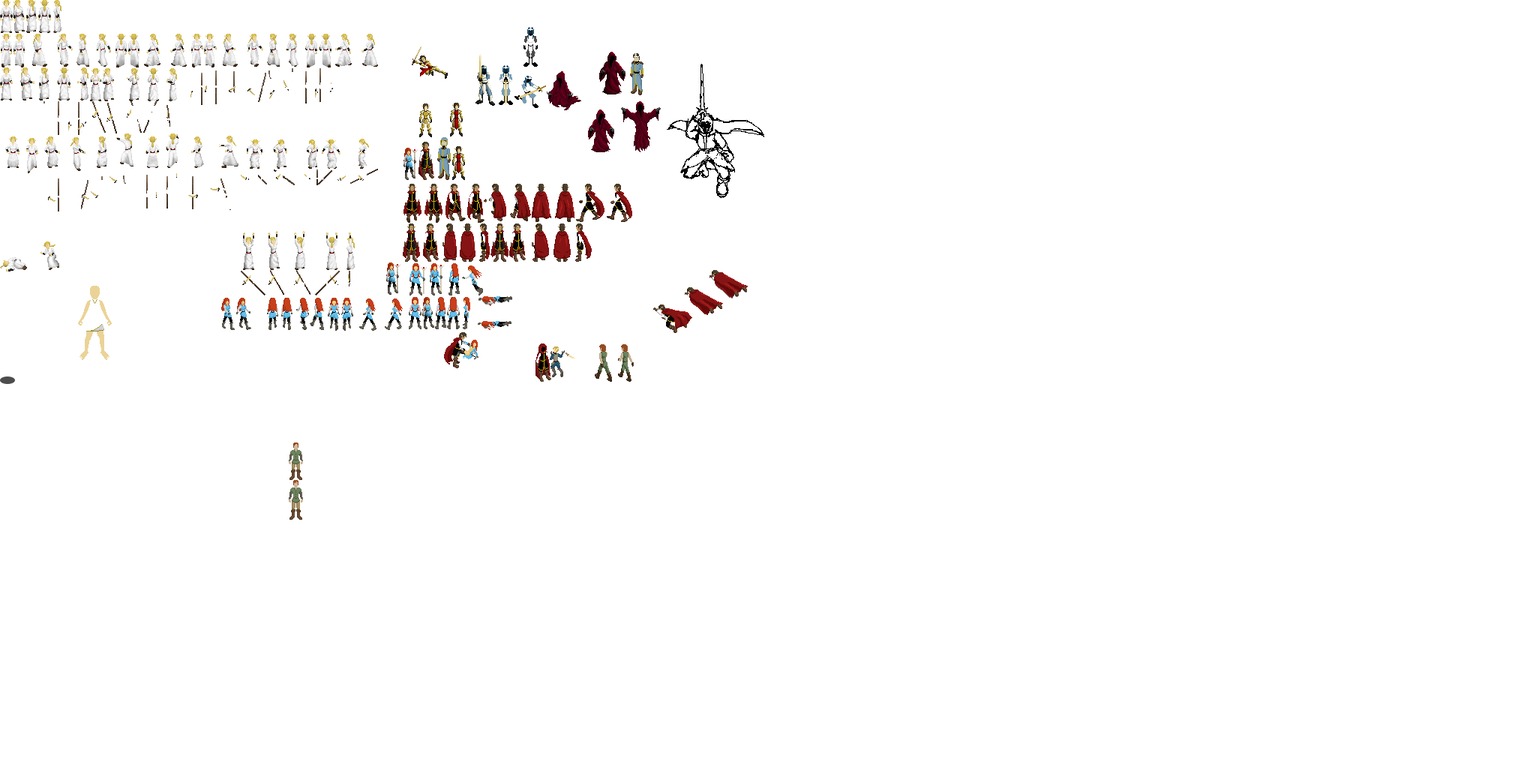
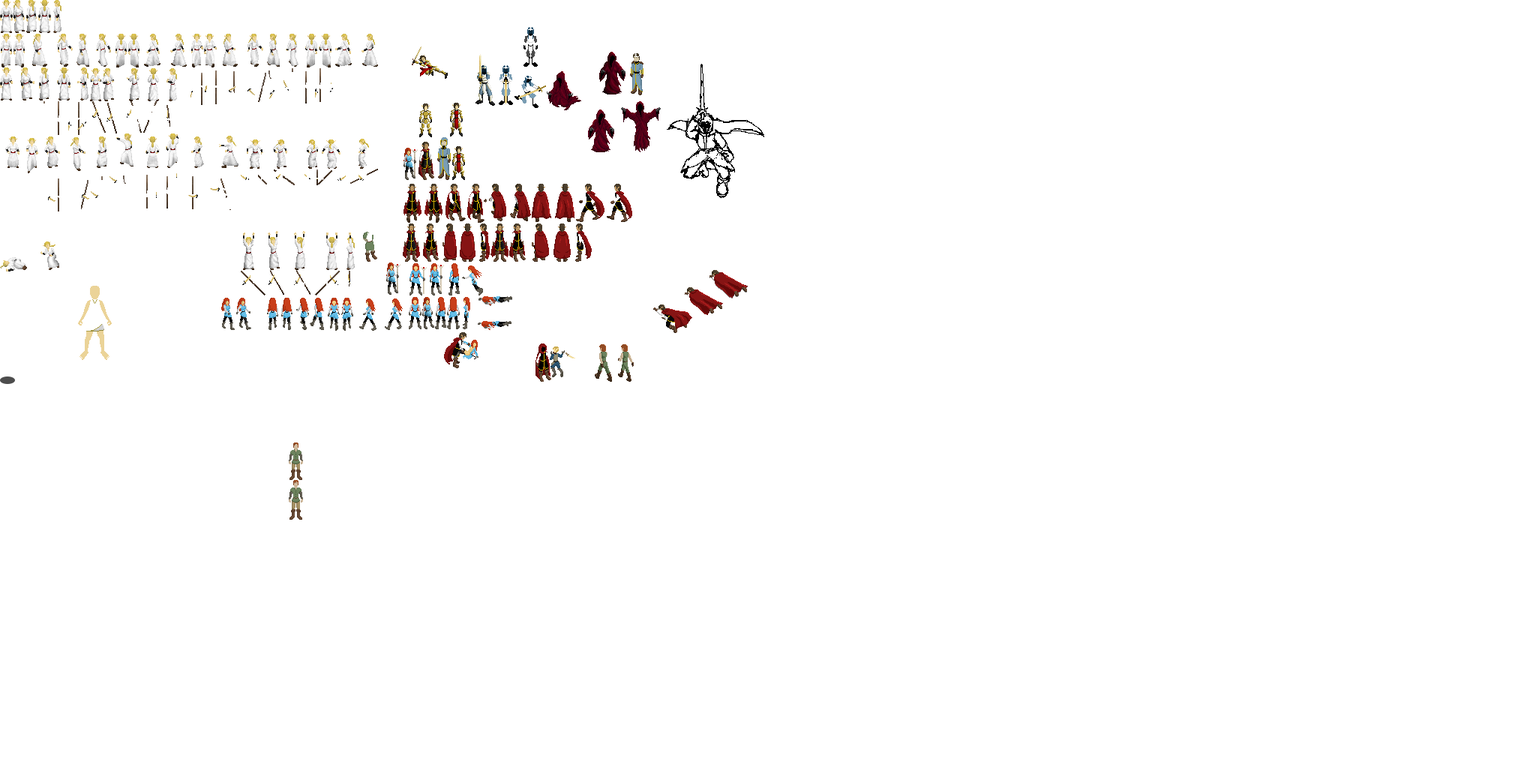
Before/after of a w=1536, h=768 layered artwork. What changed in the layer stack:
painted on "background" over [362, 231, 414, 262]
